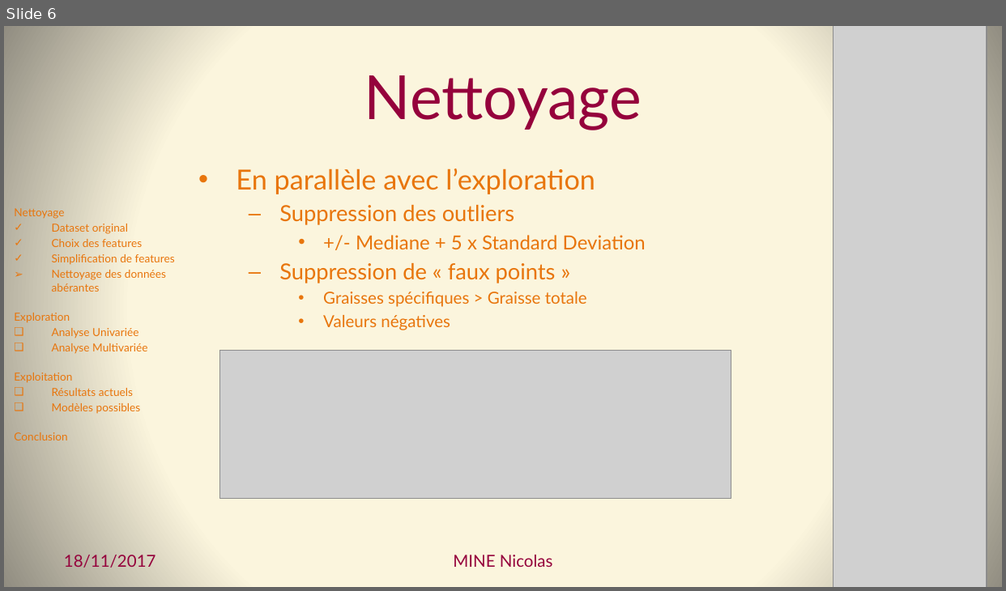
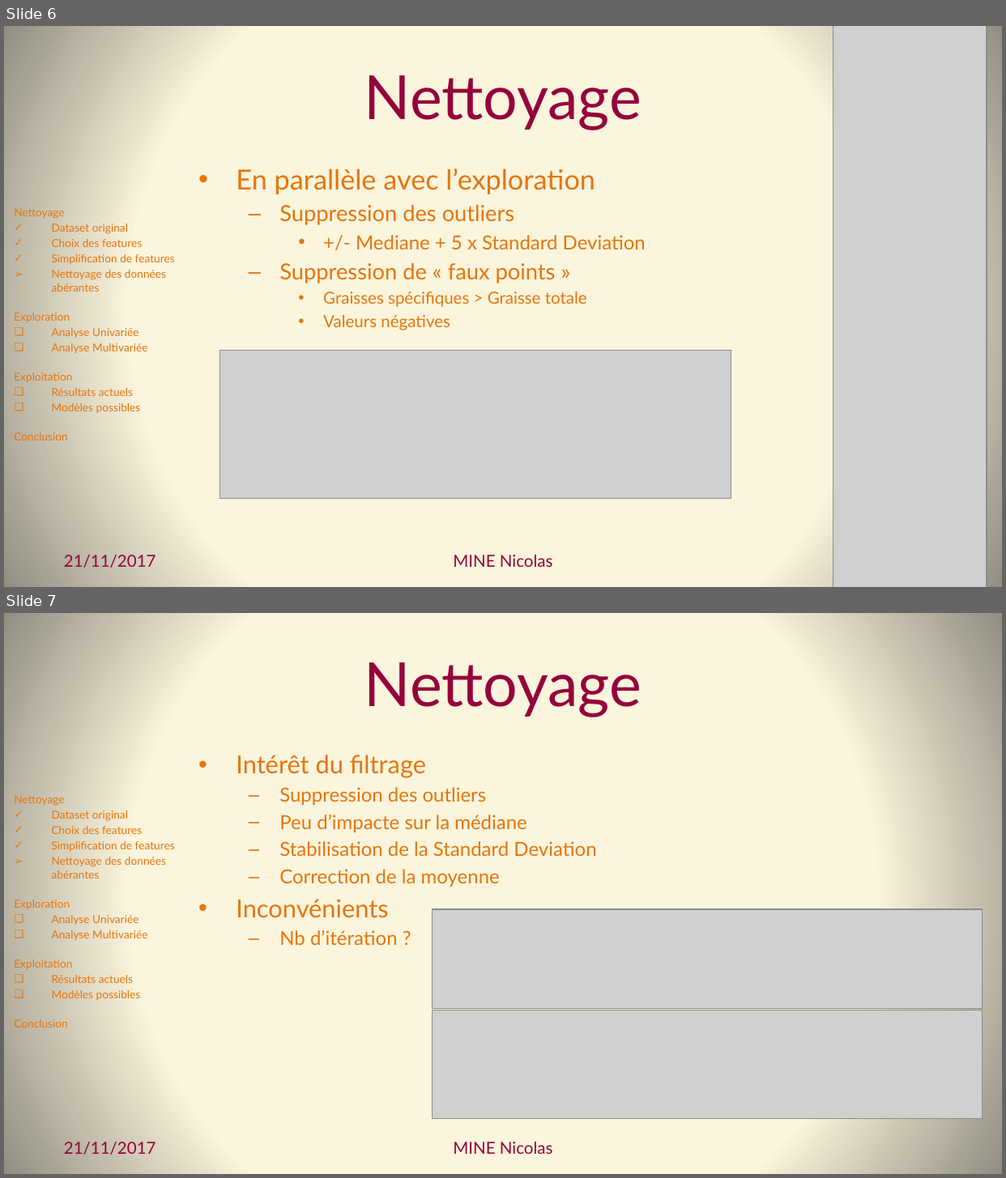
Before and after one commit to Coni63/OC_DS, a slide deck: Projet 2 - donnees nutritionnelles/Presentation-Projet_2.pptx. Shown one above the other, each under a label of ours: slide 6 before the commit, slides 6 and 7 after it. The pictures are 1006x591 and 1006x1178 pixels, drawn with LibreOffice and Linux fonts; fonts in the diff are those of the drawing; grey boxes stand for pictures. Boxes give left, top, right and bottom in pixels: in the first picture for what was removed or moved away, otherwise in the second. Text is boxed around its words. In the diff, an @@ line names an element or a change of style, - is before the commit and + after.

```diff
--- a/Projet 2 - donnees nutritionnelles/Presentation-Projet_2.pptx
+++ b/Projet 2 - donnees nutritionnelles/Presentation-Projet_2.pptx
@@ slide 7 added at (x1=4, y1=613, x2=1002, y2=1174), background gradient #FCF7DD to #918E81 @@
@@ title added at (x1=364, y1=662, x2=642, y2=717), 44 pt, text #95023C @@
+Nettoyage
@@ text added at (x1=236, y1=755, x2=596, y2=945), 14 pt, text #E8750C @@
+• Intérêt du filtrage
+  – Suppression des outliers
+  – Peu d’impacte sur la médiane
+  – Stabilisation de la Standard Deviation
+  – Correction de la moyenne
+• Inconvénients
+  – Nb d’itération ?
@@ text added at (x1=14, y1=795, x2=175, y2=1001), 8 pt, text #E8750C @@
+Nettoyage
+✓ Dataset original
+✓ Choix des features
+✓ Simplification de features
+➢ Nettoyage des données abérantes
+Exploration
+❑ Analyse Univariée
+❑ Analyse Multivariée
+Exploitation
+❑ Résultats actuels
+❑ Modèles possibles
+Conclusion
@@ picture added at (x1=432, y1=909, x2=982, y2=1009) @@
@@ picture added at (x1=432, y1=1010, x2=982, y2=1119) @@
@@ text added at (x1=64, y1=1142, x2=156, y2=1155), 12 pt, text #95023C @@
+21/11/2017
@@ text added at (x1=453, y1=1142, x2=553, y2=1154), 12 pt, text #95023C @@
+MINE Nicolas
@@ slide 6 changed as well @@
@@ text at (x1=64, y1=555, x2=156, y2=568): text changed @@
-18/11/2017
+21/11/2017
```
Also in this commit, not shown: 21 other slides changed, 3 other slides added, 5 other files.
